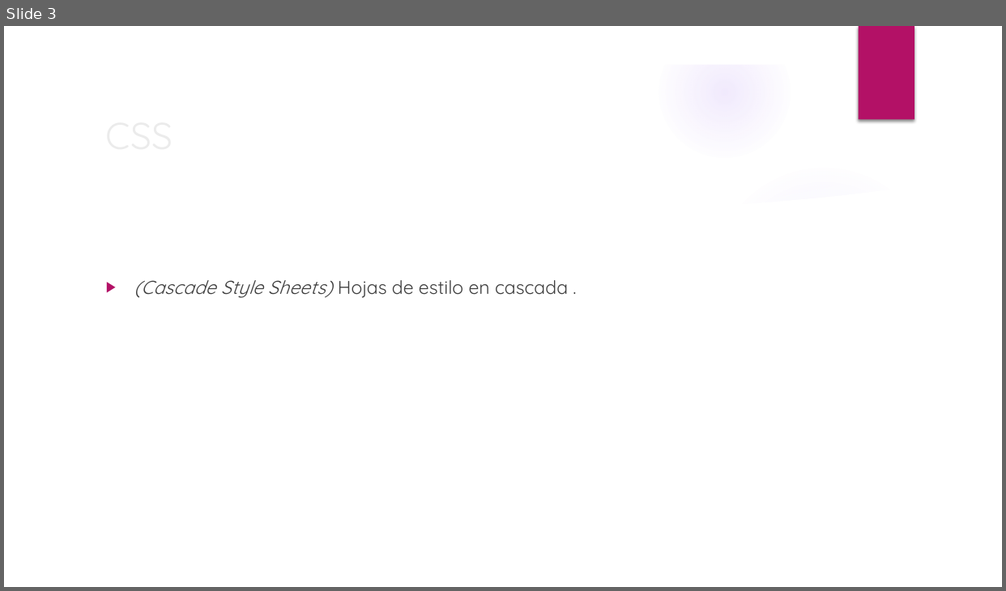
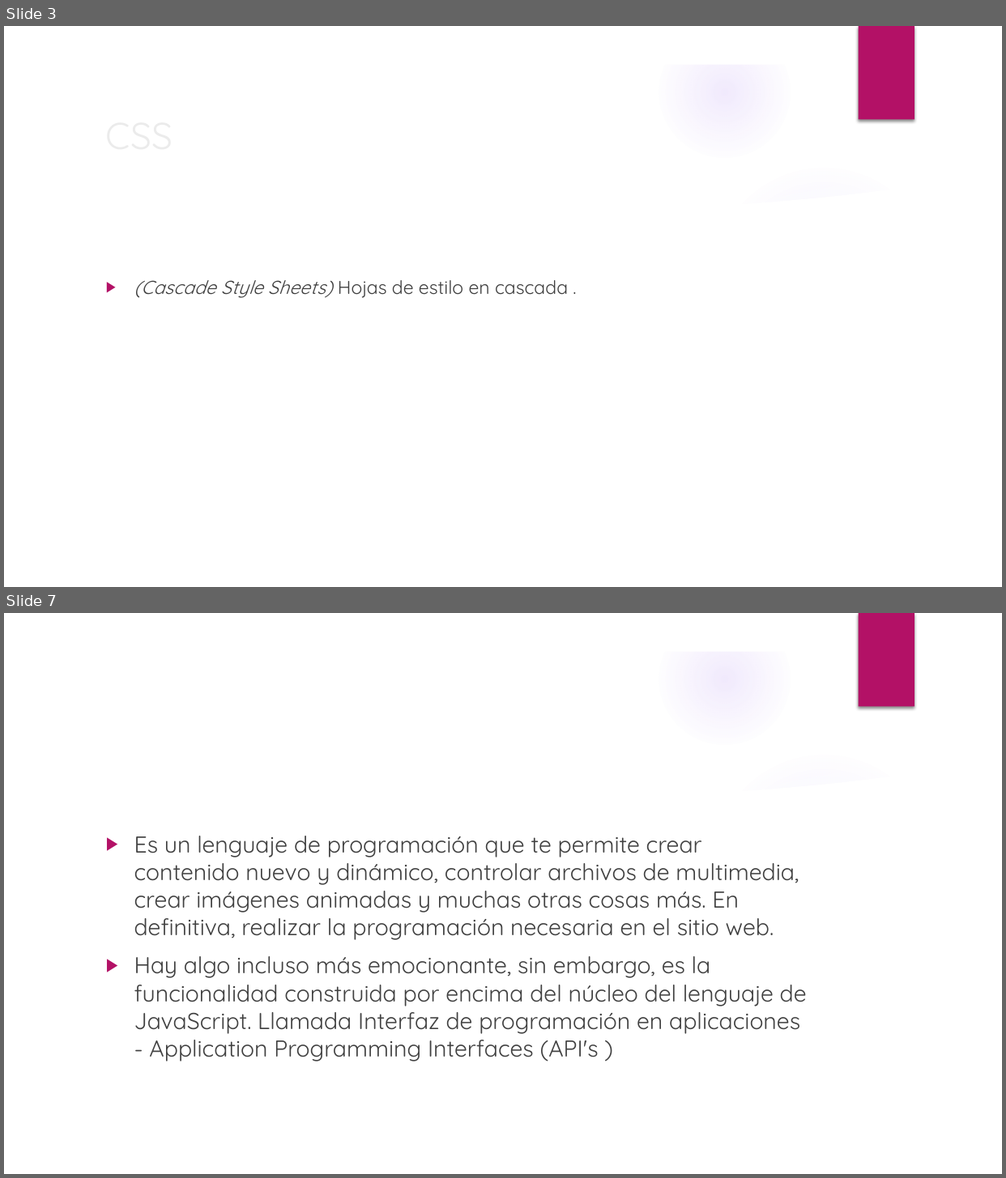
Before and after one commit to stealth14/Web-Transicion-Gradiente, a slide deck: diapositivas CSS.pptx. Shown one above the other, each under a label of ours: slide 3 before the commit, slides 3 and 7 after it; the slides between them are not shown. The pictures are 1006x591 and 1006x1178 pixels, drawn with LibreOffice and Linux fonts; fonts in the diff are those of the drawing; background and template pictures are left out. Boxes give left, top, right and bottom in pixels: in the first picture for what was removed or moved away, otherwise in the second. Text is boxed around its words. In the diff, an @@ line names an element or a change of style, - is before the commit and + after.

```diff
--- a/diapositivas CSS.pptx
+++ b/diapositivas CSS.pptx
@@ slide 7 added at (4, 613, 1002, 1174), background picture (left out); not listed: 9 template elements that a slide beside it also shows @@
@@ text added at (134, 836, 807, 1062), 22.2 pt, text #404040 @@
+▶ Es un lenguaje de programación que te permite crear contenido nuevo y dinámico, controlar archivos de multimedia, crear imágenes animadas y muchas otras cosas más. En definitiva, realizar la programación necesaria en el sitio web.
+▶ Hay algo incluso más emocionante, sin embargo, es la funcionalidad construida por encima del núcleo del lenguaje de JavaScript. Llamada Interfaz de programación en aplicaciones - Application Programming Interfaces (API's )
```
Also in this commit, not shown: 1 slide changed, 5 other slides added.
